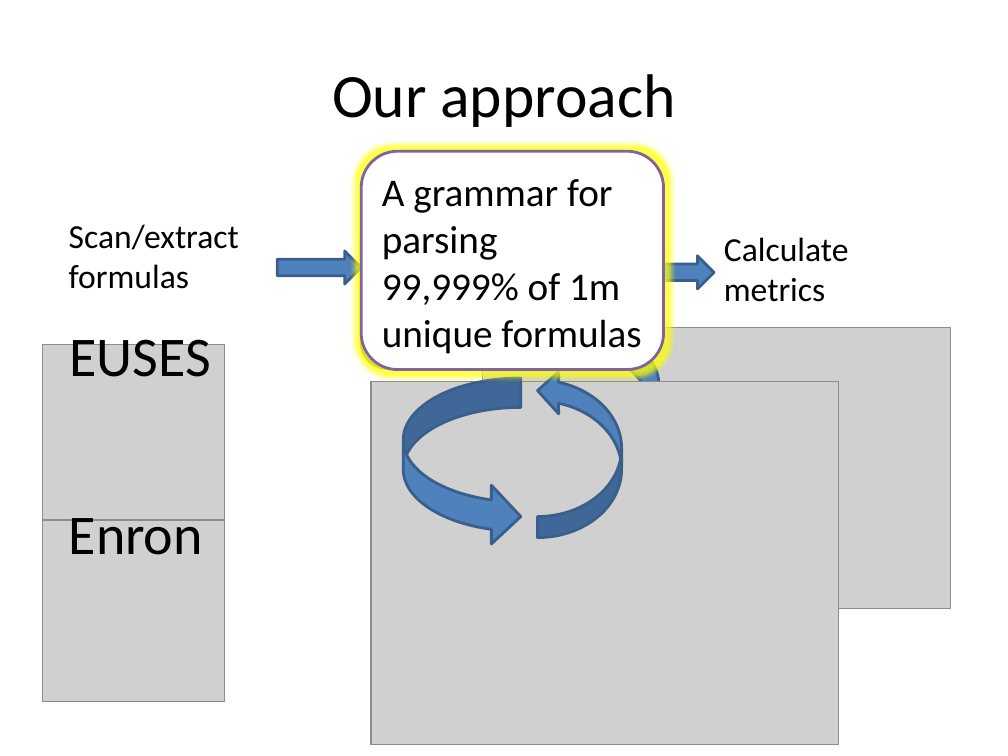
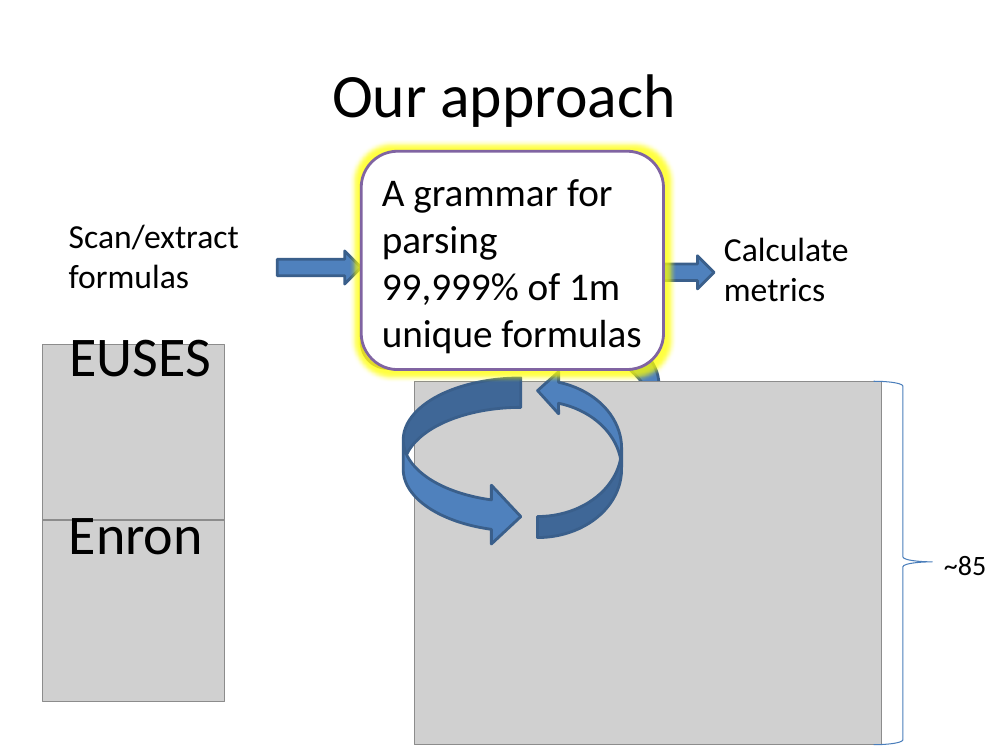
Before and after one commit to spreadsheetlab/XLGrammarPaper, a slide deck: slide 12 of presentation/XLParser.pptx (slide 10 before the commit). Drawn at 1008x756 pixels with LibreOffice and Linux fonts; fonts in the diff are those of the drawing; grey boxes stand for pictures. Boxes give left, top, right and bottom in pixels: in the first picture for what was removed or moved away, otherwise in the second. Text is boxed around its words. In the diff, an @@ line names an element or a change of style, - is before the commit and + after.

```diff
--- a/presentation/XLParser.pptx
+++ b/presentation/XLParser.pptx
@@ picture removed at bbox=[482, 328, 950, 609] @@
@@ picture: place and size @@
-picture at bbox=[371, 381, 839, 745]
+picture at bbox=[414, 381, 882, 745]
@@ left brace added at bbox=[874, 381, 932, 745], outline #4B7EBC 0.75 pt @@
@@ text added at bbox=[944, 556, 986, 576], 20 pt, text #000000 @@
+~85
```
Also in this commit, not shown: 6 other slides changed, 4 slides added, 1 slide removed.
